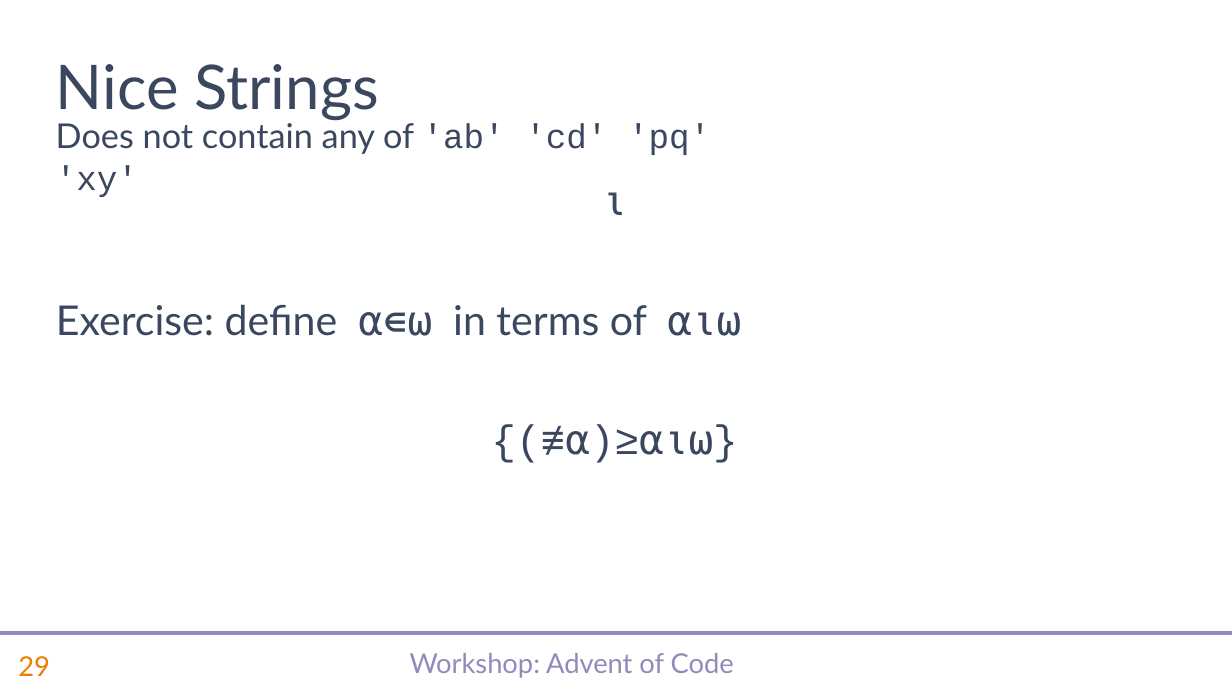
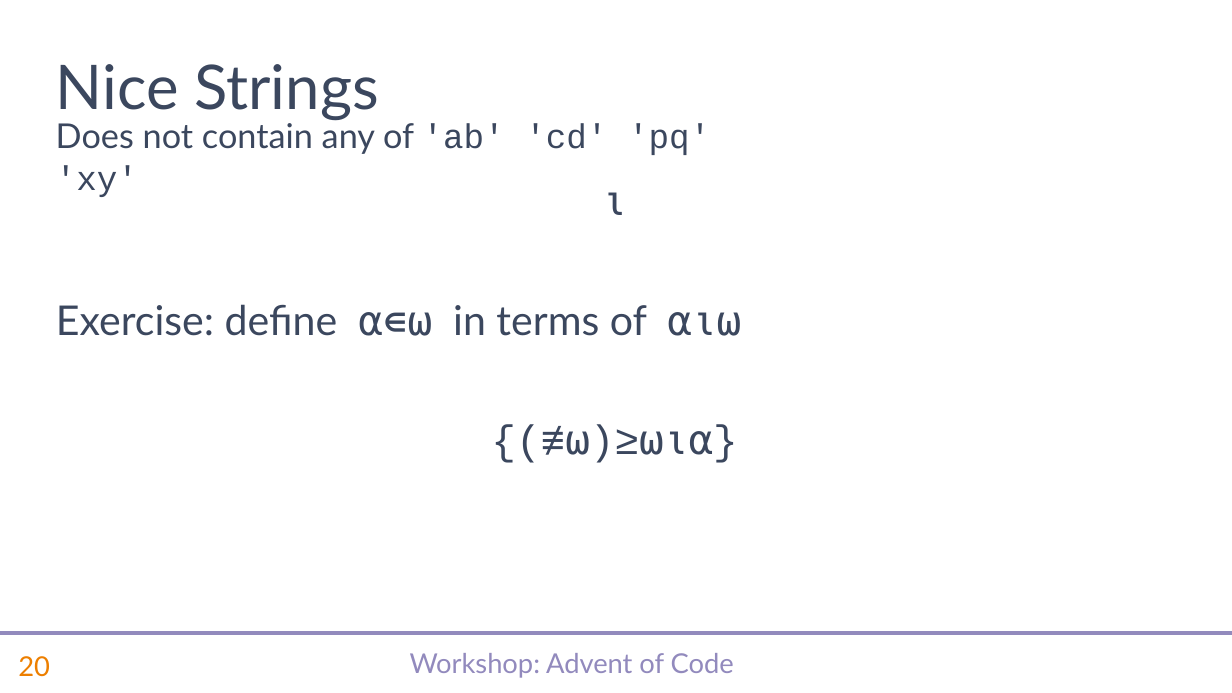
Before and after one commit to abrudz/SimCorp, a slide deck: slide 21 of aoc/slides.pptx (slide 30 before the commit). Drawn at 1232x693 pixels with LibreOffice and Linux fonts; fonts in the diff are those of the drawing; background and template pictures are left out. Boxes give left, top, right and bottom in pixels: in the first picture for what was removed or moved away, otherwise in the second. Text is boxed around its words. In the diff, an @@ line names an element or a change of style, - is before the commit and + after.

```diff
--- a/aoc/slides.pptx
+++ b/aoc/slides.pptx
@@ text at <box>56,304,647,336</box>: text changed @@
-{(≢⍺)≥⍺⍳⍵}
+{(≢⍵)≥⍵⍳⍺}
@@ page number at <box>18,656,50,677</box>: text changed @@
-29
+20
```
Also in this commit, not shown: 14 other slides changed, 20 slides removed, 1 other file.
